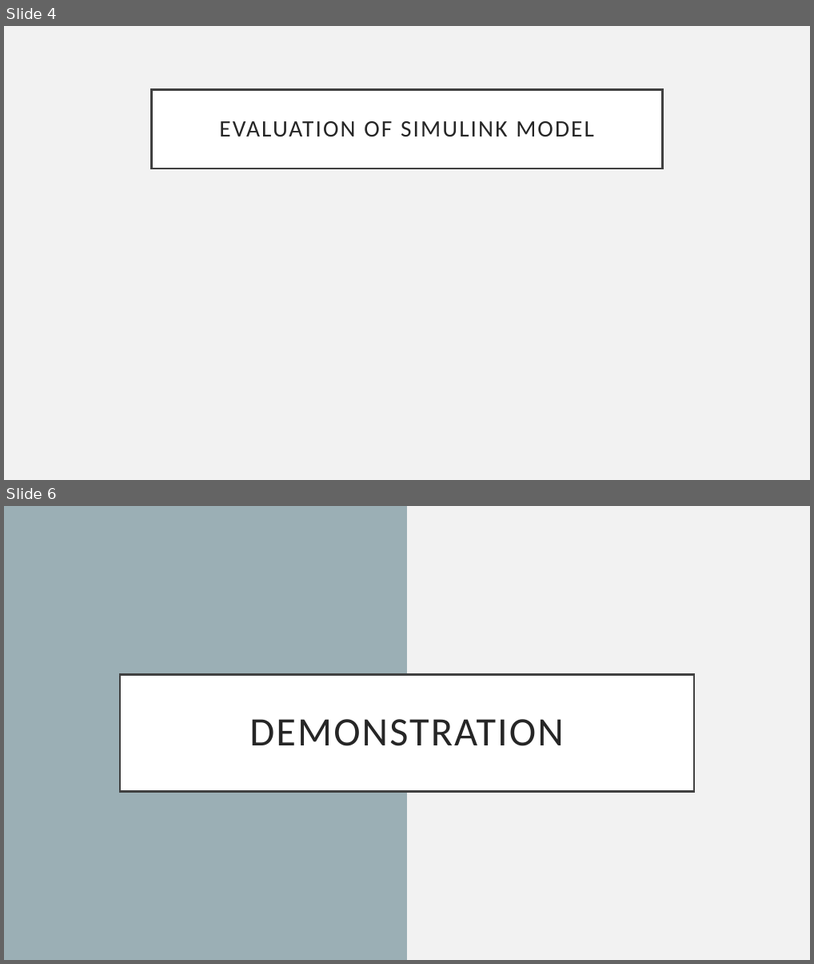
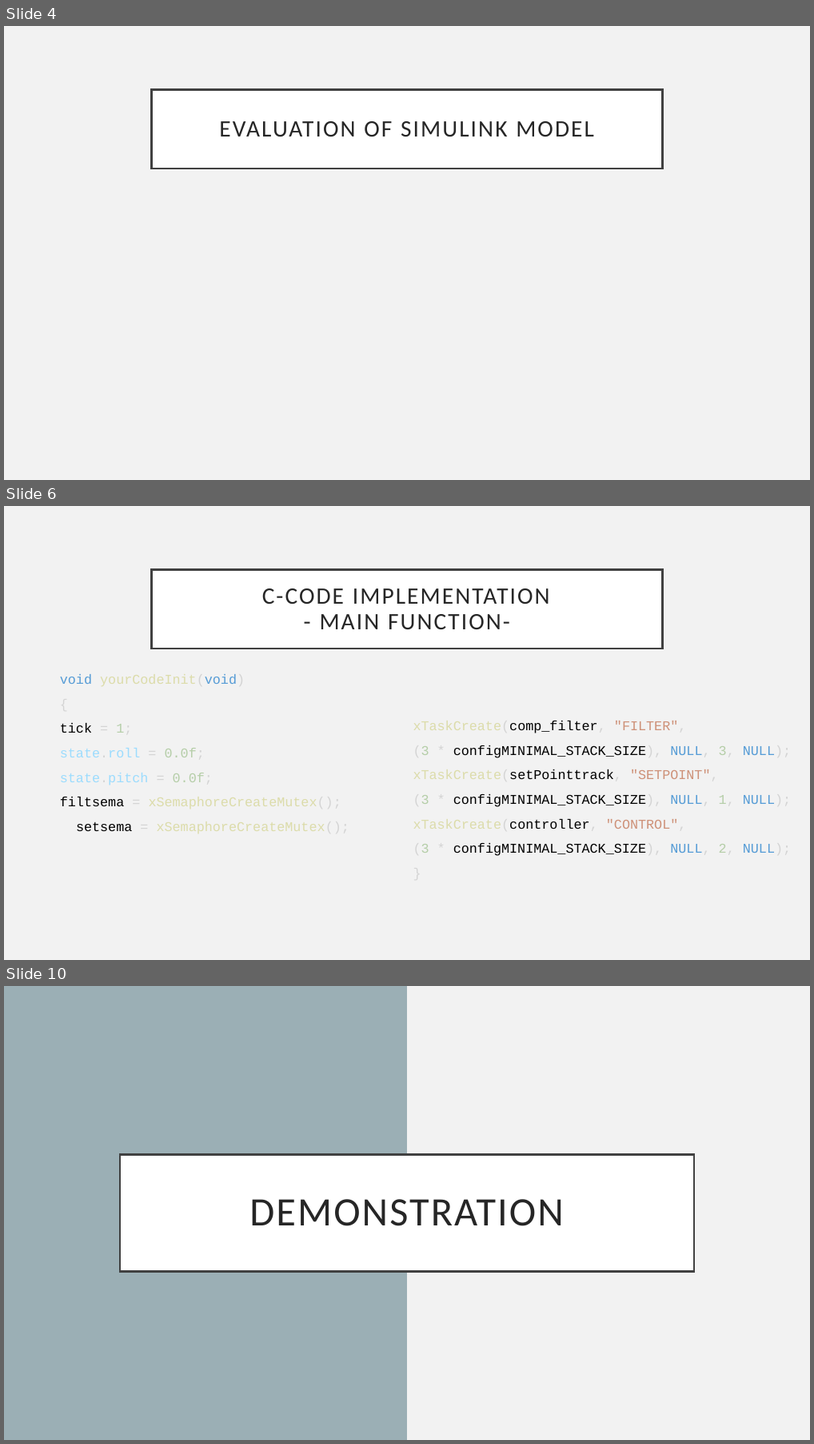
Before and after one commit to jonherz/quadcopter_g22, a slide deck: project_presentation.pptx. Shown one above the other, each under a label of ours: slides 4 and 6 before the commit, slides 4, 6 and 10 after it; the slides between them are not shown. The pictures are 814x964 and 814x1444 pixels, drawn with LibreOffice and Linux fonts; fonts in the diff are those of the drawing. Boxes give left, top, right and bottom in pixels: in the first picture for what was removed or moved away, otherwise in the second. Text is boxed around its words. In the diff, an @@ line names an element or a change of style, - is before the commit and + after.

```diff
--- a/project_presentation.pptx
+++ b/project_presentation.pptx
@@ slide 6 added at (x1=4, y1=506, x2=810, y2=960), background #F2F2F2 @@
@@ title added at (x1=152, y1=569, x2=662, y2=648), fill #FFFFFF, outline #404040 2.5 pt, 28 pt, text #262626 @@
+C-CODE IMPLEMENTATION
+- MAIN FUNCTION-
@@ text added at (x1=60, y1=674, x2=245, y2=831), 16 pt, text #DCDCAA @@
+void yourCodeInit(void)
+{
+tick = 1;
+state.roll = 0.0f;
+state.pitch = 0.0f;
+filtsema = xSemaphoreCreateMutex();
+setsema = xSemaphoreCreateMutex();
@@ text added at (x1=414, y1=720, x2=791, y2=856), 16 pt, text #000000 @@
+xTaskCreate(comp_filter, "FILTER",
+(3 * configMINIMAL_STACK_SIZE), NULL, 3, NULL);
+xTaskCreate(setPointtrack, "SETPOINT",
+(3 * configMINIMAL_STACK_SIZE), NULL, 1, NULL);
+xTaskCreate(controller, "CONTROL",
+(3 * configMINIMAL_STACK_SIZE), NULL, 2, NULL);
+}
@@ what was slide 6 is now slide 10 @@
```
Also in this commit, not shown: 1 slide changed, 3 other slides added, 2 other files.
